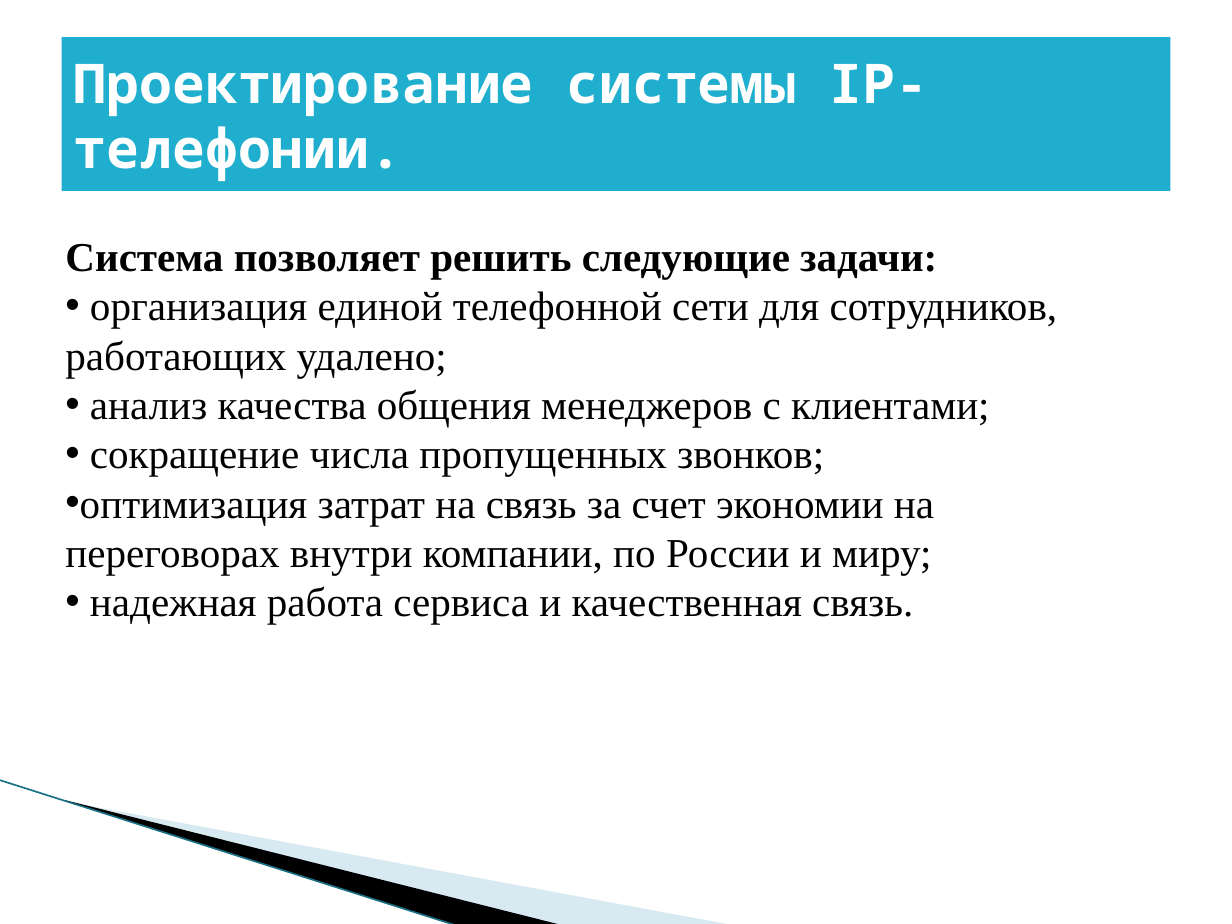
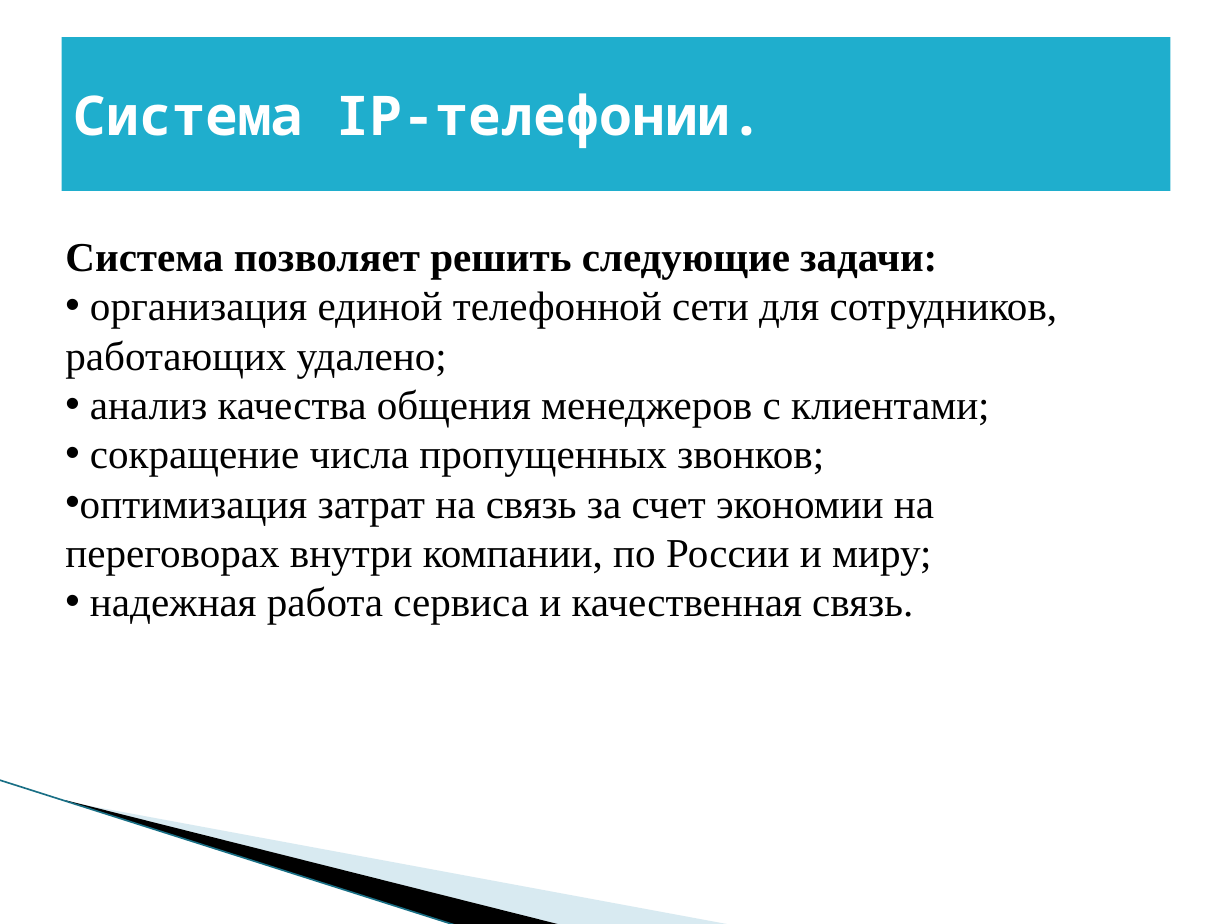
Before and after one commit to BadMax-Kirov/VKR, a slide deck: slide 11 of Выпускная квалификационная работа.pptx (slide 29 before the commit). Drawn at 1232x924 pixels with LibreOffice and Linux fonts; fonts in the diff are those of the drawing; background and template pictures are left out. Boxes give left, top, right and bottom in pixels: in the first picture for what was removed or moved away, otherwise in the second. Text is boxed around its words. In the diff, an @@ line names an element or a change of style, - is before the commit and + after.

```diff
--- a/Выпускная квалификационная работа.pptx
+++ b/Выпускная квалификационная работа.pptx
@@ title at (74, 93, 764, 148): text changed @@
-Проектирование системы IP-телефонии.
+Система IP-телефонии.
```
Also in this commit, not shown: 8 slides removed, 1 other file.
